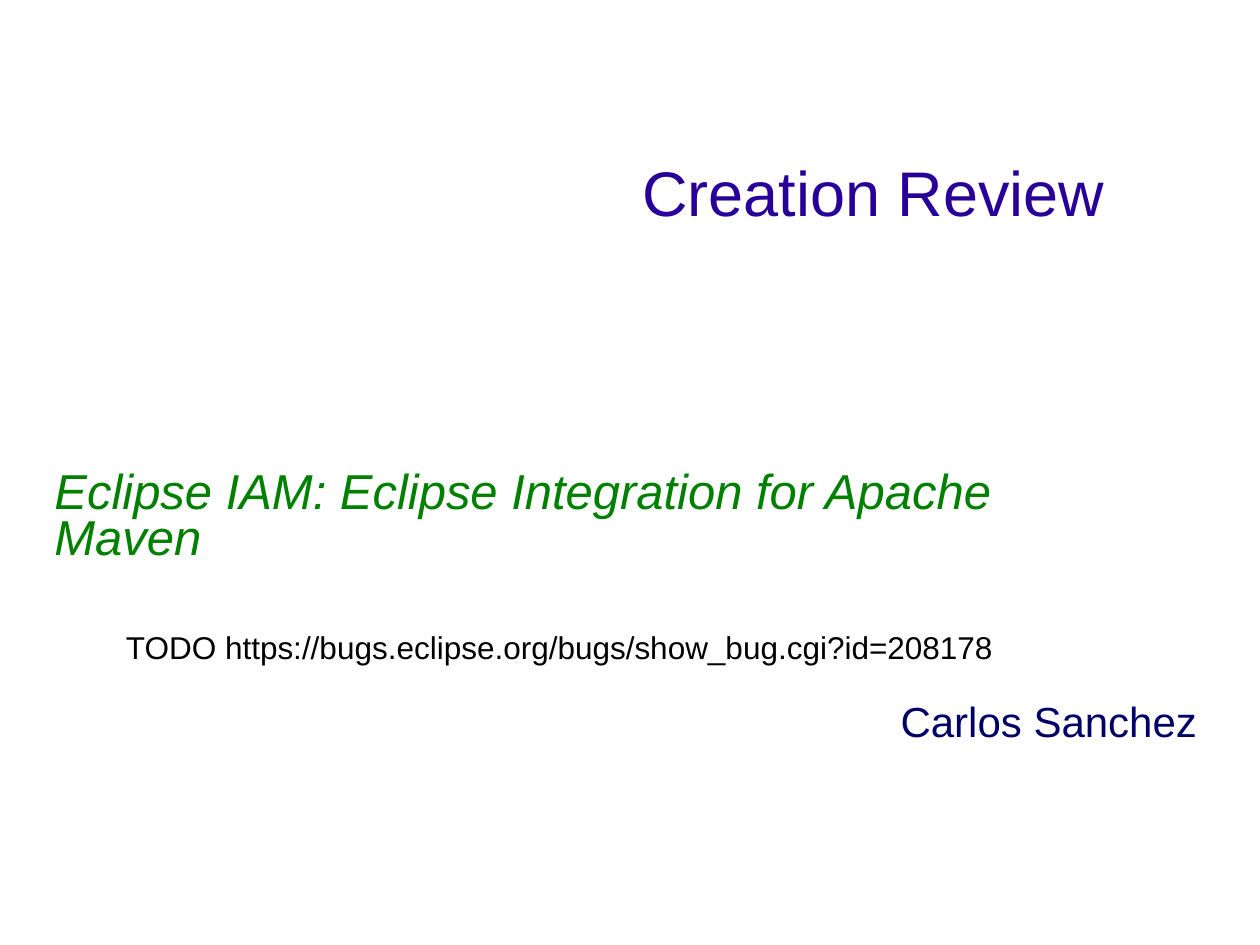
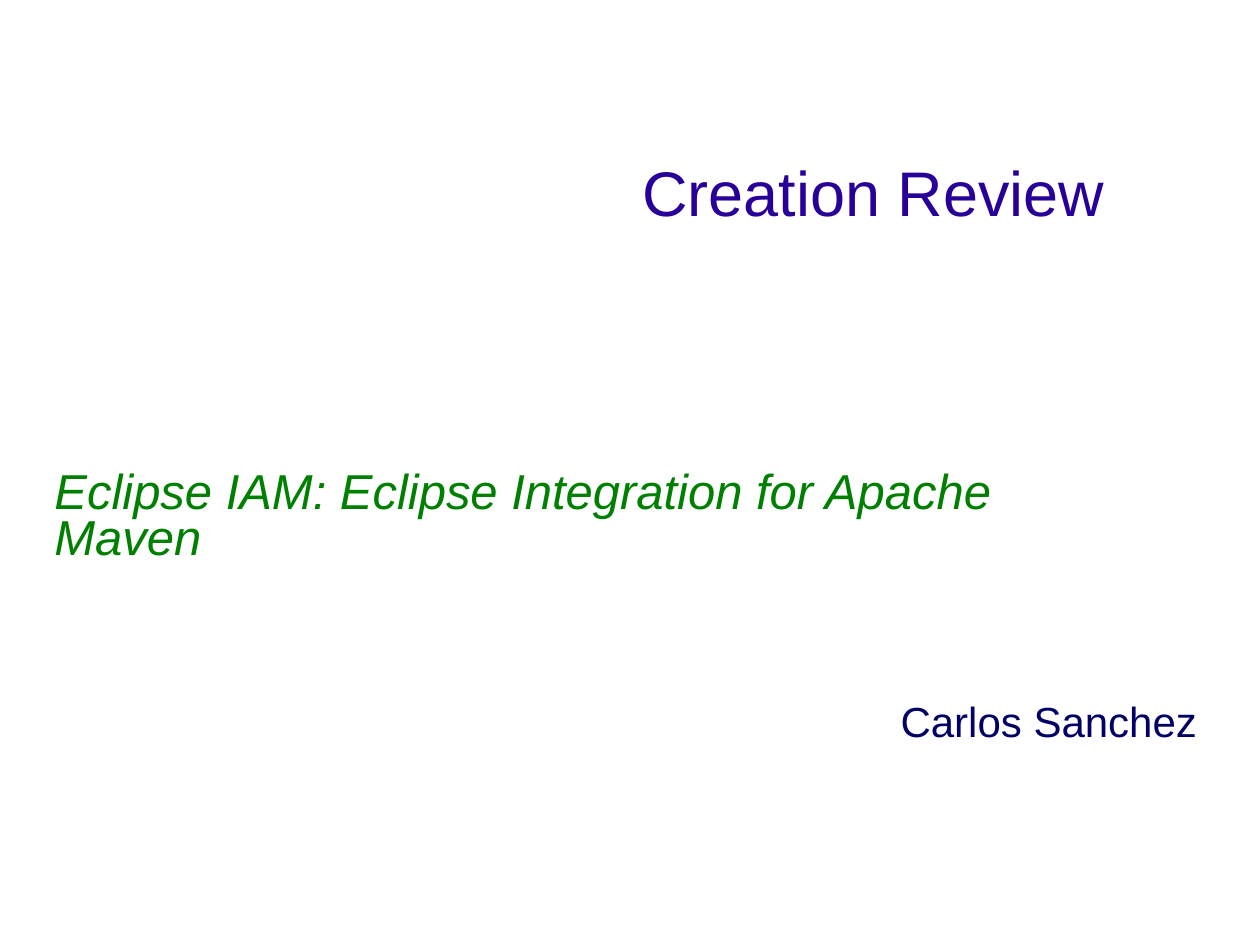
Before and after one commit to isabella232/q4e, a slide deck: slide 1 of docs/EclipseIAMCreationReview.ppt. Drawn at 1260x945 pixels with LibreOffice and Linux fonts; fonts in the diff are those of the drawing; background and template pictures are left out. Boxes give left, top, right and bottom in pixels: in the first picture for what was removed or moved away, otherwise in the second. Text is boxed around its words. In the diff, an @@ line names an element or a change of style, - is before the commit and + after.

```diff
--- a/docs/EclipseIAMCreationReview.ppt
+++ b/docs/EclipseIAMCreationReview.ppt
@@ text removed at (x1=126, y1=636, x2=992, y2=665) @@
-  TODO https://bugs.eclipse.org/bugs/show_bug.cgi?id=208178
```
Also in this commit, not shown: 5 other slides changed.
